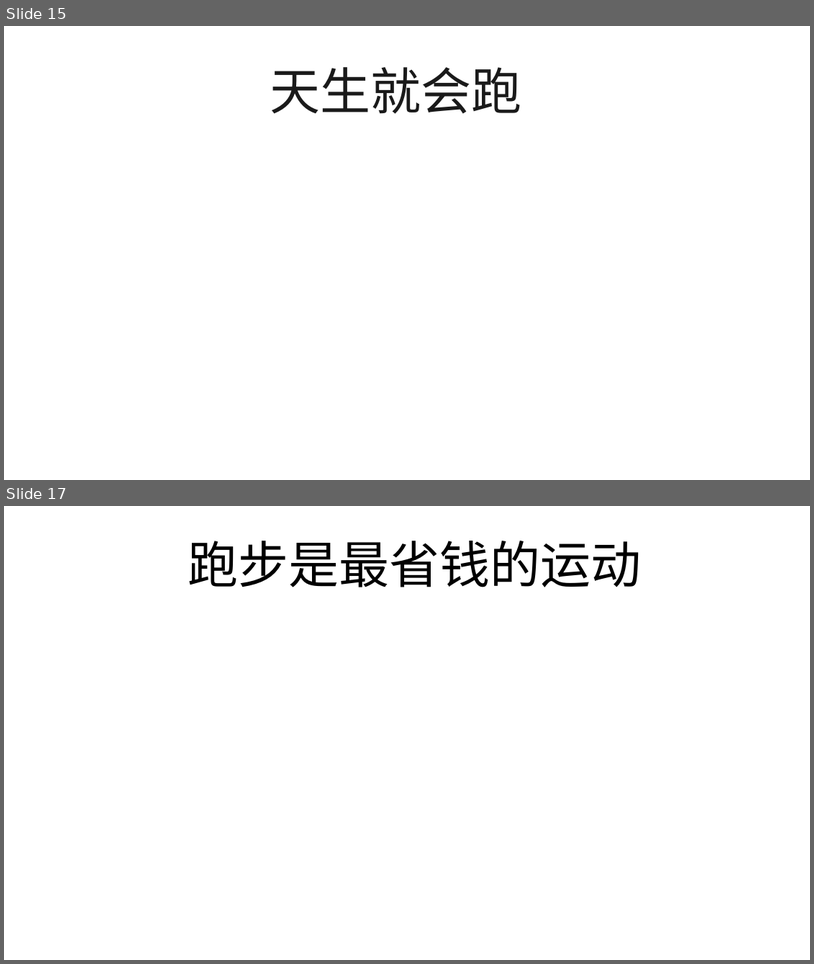
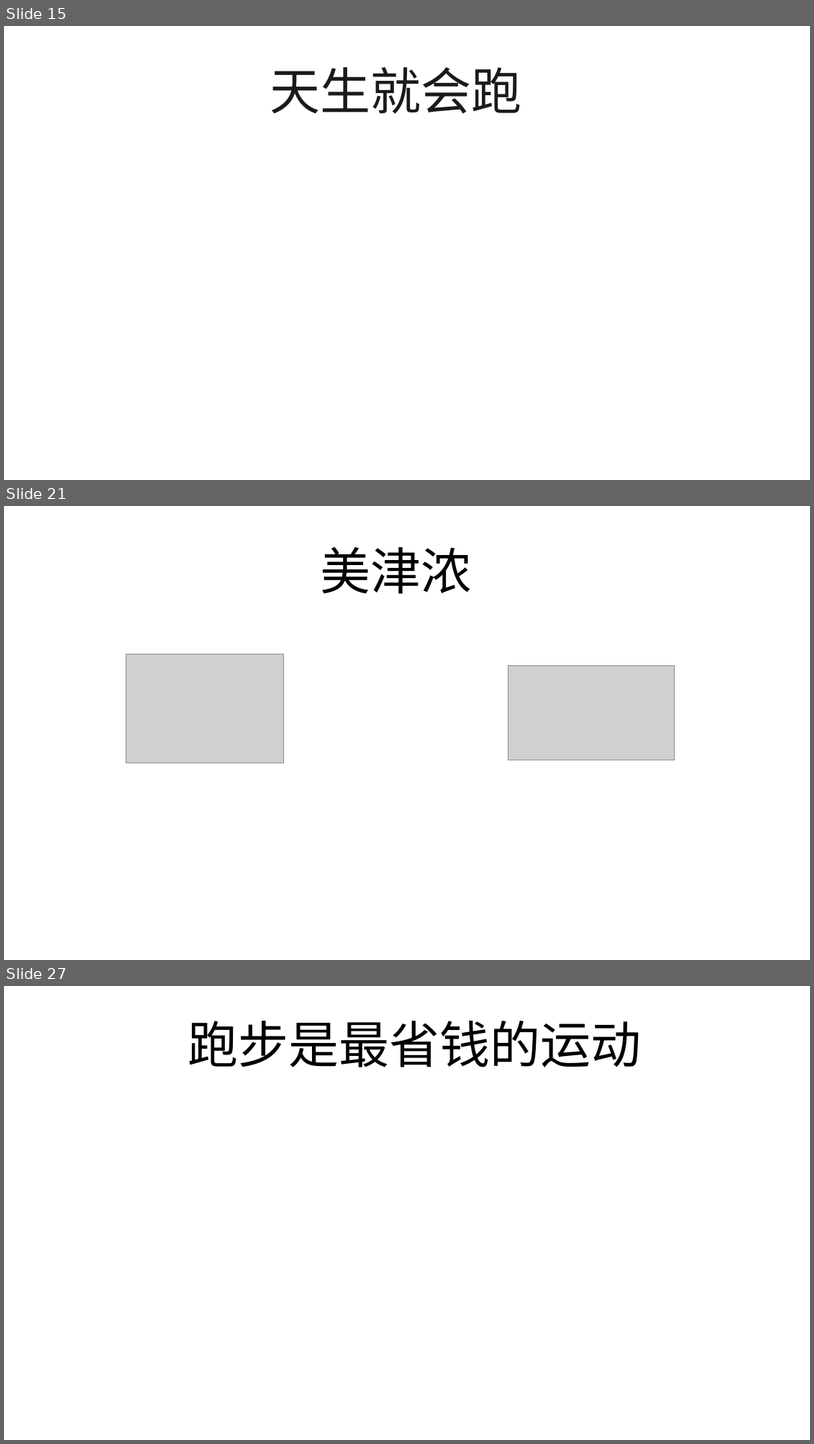
Before and after one commit to FredJiangFei/freetalk, a slide deck: 跑鞋/prod.pptx. Shown one above the other, each under a label of ours: slides 15 and 17 before the commit, slides 15, 21 and 27 after it; the slides between them are not shown. The pictures are 814x964 and 814x1444 pixels, drawn with LibreOffice and Linux fonts; fonts in the diff are those of the drawing; grey boxes stand for pictures. Boxes give left, top, right and bottom in pixels: in the first picture for what was removed or moved away, otherwise in the second. Text is boxed around its words. In the diff, an @@ line names an element or a change of style, - is before the commit and + after.

```diff
--- a/跑鞋/prod.pptx
+++ b/跑鞋/prod.pptx
@@ slide 21 added at <box>4,506,810,960</box>, background #FFFFFF @@
@@ text added at <box>320,547,471,594</box>, 60 pt, text #000000 @@
+美津浓
@@ picture added at <box>126,654,284,762</box> @@
@@ picture added at <box>509,666,675,760</box> @@
@@ what was slide 17 is now slide 27 @@
```
Also in this commit, not shown: 2 slides changed, 10 other slides added, 1 slide removed.
